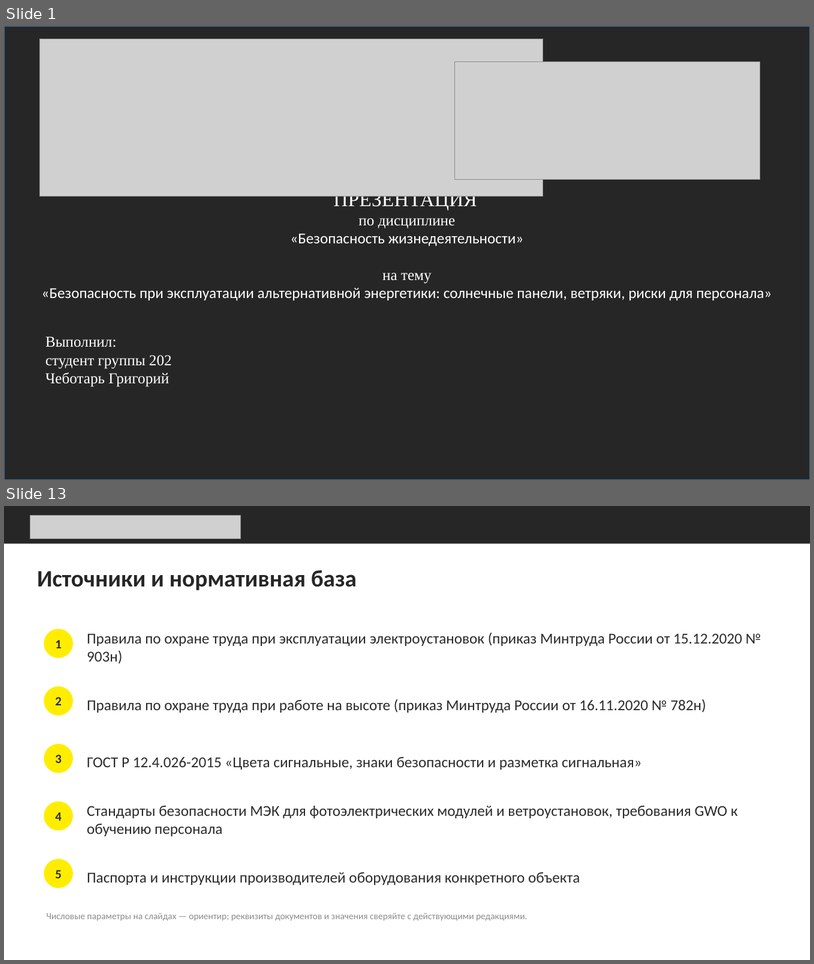
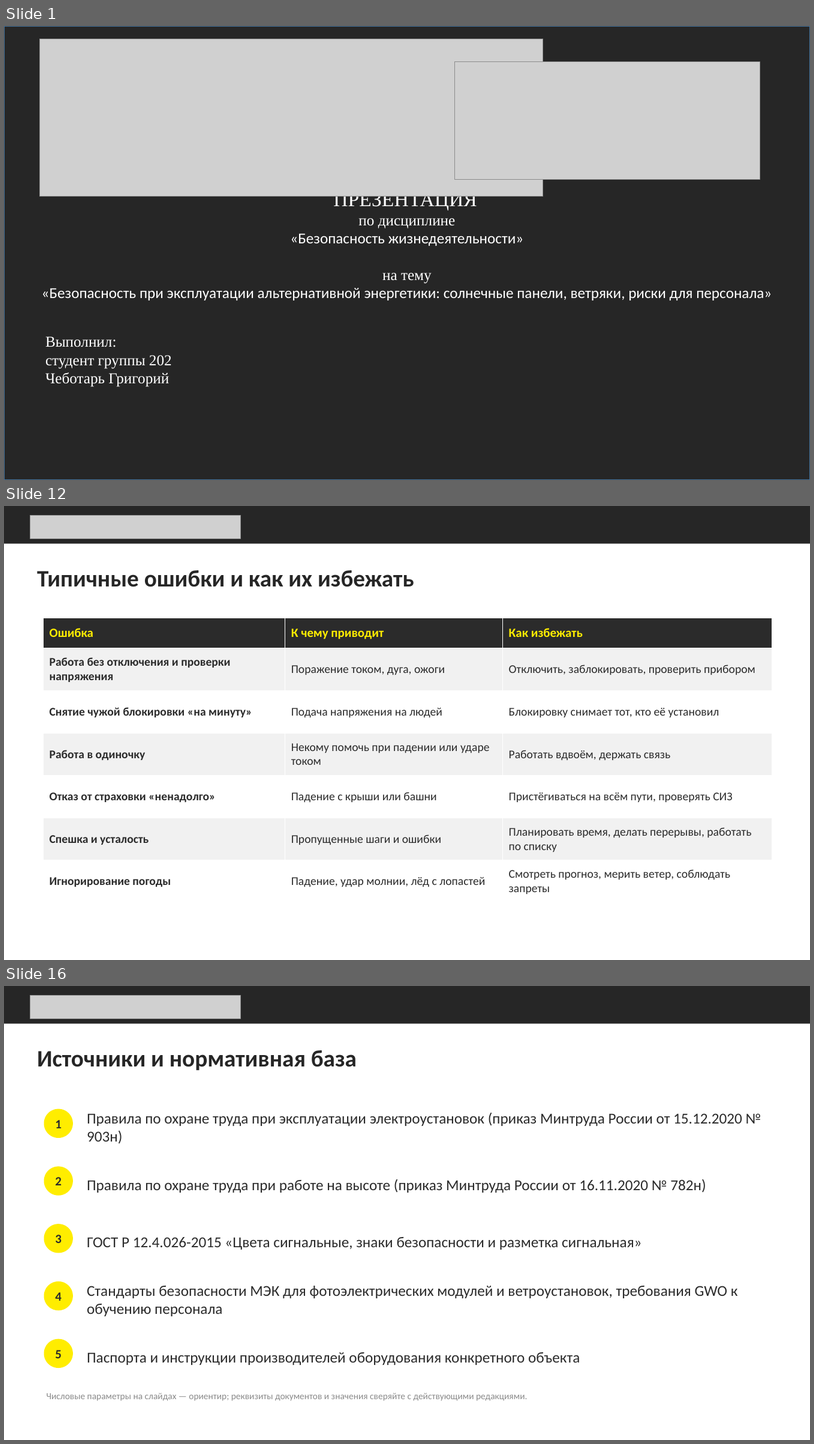
Before and after one commit to Goga288/the-rig, a slide deck: out/Безопасность_альтернативной_энергетики.pptx. Shown one above the other, each under a label of ours: slides 1 and 13 before the commit, slides 1, 12 and 16 after it; the slides between them are not shown. The pictures are 814x964 and 814x1444 pixels, drawn with LibreOffice and Linux fonts; fonts in the diff are those of the drawing; grey boxes stand for pictures. Boxes give left, top, right and bottom in pixels: in the first picture for what was removed or moved away, otherwise in the second. Text is boxed around its words. In the diff, an @@ line names an element or a change of style, - is before the commit and + after.

```diff
--- a/out/Безопасность_альтернативной_энергетики.pptx
+++ b/out/Безопасность_альтернативной_энергетики.pptx
@@ slide 12 added at (4,506,810,960), background #FFFFFF @@
@@ rectangle added at (4,506,810,544), fill #262626 @@
@@ picture added at (30,515,240,538) @@
@@ title added at (37,570,414,587), 28 pt, text #262626, bold @@
+Типичные ошибки и как их избежать
@@ table added at (44,618,772,902), 7 rows, 3 columns @@
+Ошибка | К чему приводит | Как избежать
+Работа без отключения и проверки напряжения | Поражение током, дуга, ожоги | Отключить, заблокировать, проверить прибором
+Снятие чужой блокировки «на минуту» | Подача напряжения на людей | Блокировку снимает тот, кто её установил
+Работа в одиночку | Некому помочь при падении или ударе током | Работать вдвоём, держать связь
+Отказ от страховки «ненадолго» | Падение с крыши или башни | Пристёгиваться на всём пути, проверять СИЗ
+Спешка и усталость | Пропущенные шаги и ошибки | Планировать время, делать перерывы, работать по списку
+Игнорирование погоды | Падение, удар молнии, лёд с лопастей | Смотреть прогноз, мерить ветер, соблюдать запреты
@@ what was slide 13 is now slide 16 @@
```
Also in this commit, not shown: 11 slides changed, 2 other slides added, 1 other file.
